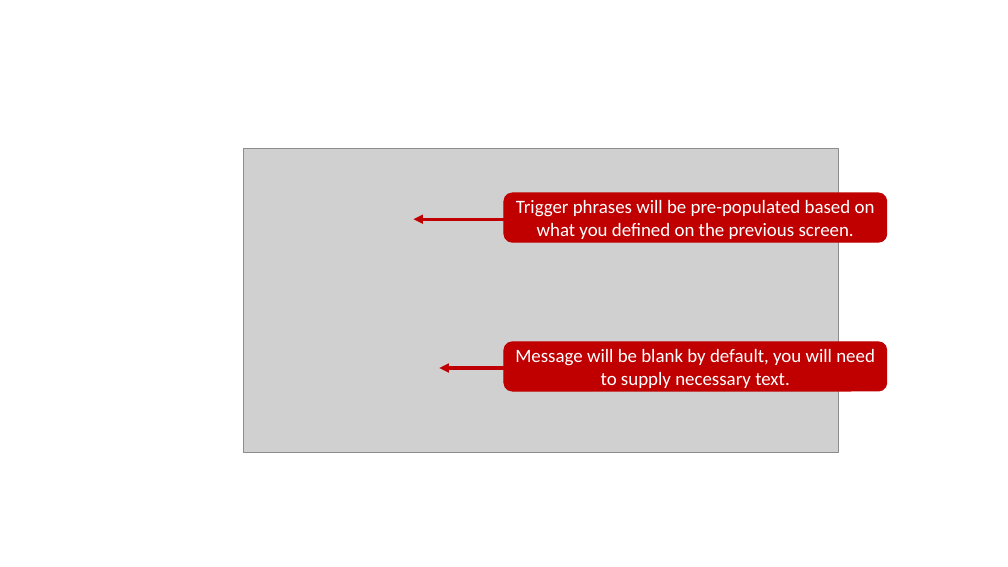
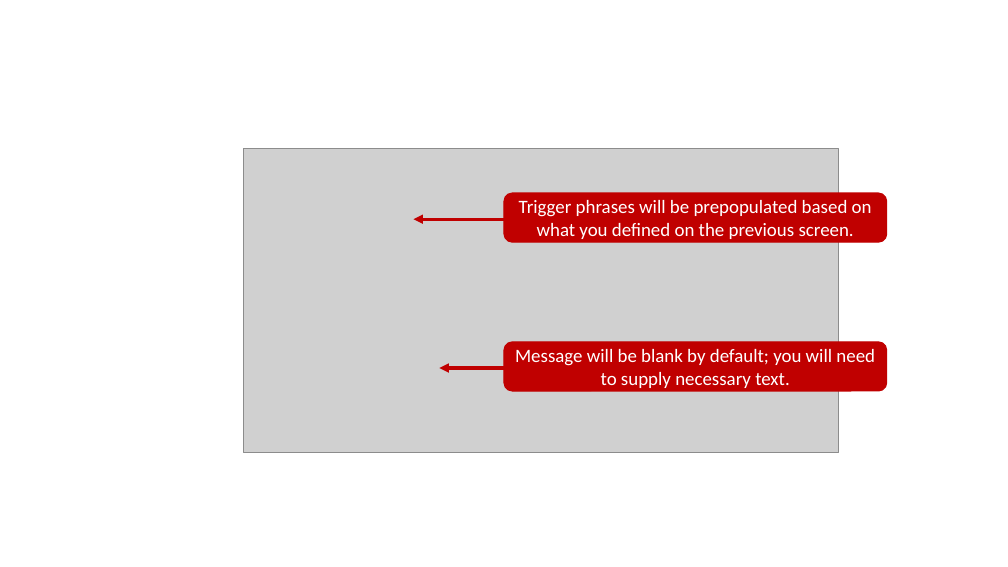
Before and after one commit to wwlpublish/learn-bizapps-pr-test, a slide deck: slide 10 of learn-bizapps-pr/power-virtual-agent/power-virtual-agent-bots/media-layered/pva-images.pptx. Drawn at 1008x567 pixels with LibreOffice and Linux fonts; fonts in the diff are those of the drawing; grey boxes stand for pictures. Boxes give left, top, right and bottom in pixels: in the first picture for what was removed or moved away, otherwise in the second. Text is boxed around its words. In the diff, an @@ line names an element or a change of style, - is before the commit and + after.

```diff
--- a/learn-bizapps-pr/power-virtual-agent/power-virtual-agent-bots/media-layered/pva-images.pptx
+++ b/learn-bizapps-pr/power-virtual-agent/power-virtual-agent-bots/media-layered/pva-images.pptx
@@ text in rounded rectangle at bbox=[519, 200, 872, 239]: text changed @@
-Trigger phrases will be pre-populated based on what you defined on the previous screen.
+Trigger phrases will be prepopulated based on what you defined on the previous screen.
@@ text in rounded rectangle at bbox=[515, 349, 875, 388]: text changed @@
-Message will be blank by default, you will need to supply necessary text.
+Message will be blank by default; you will need to supply necessary text.
```
Also in this commit, not shown: 4 other slides changed.
